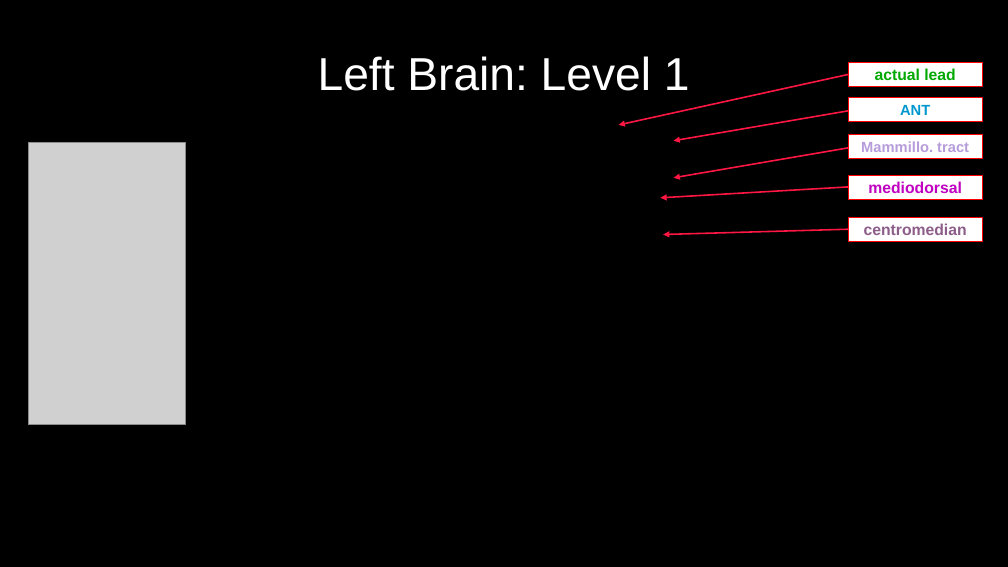
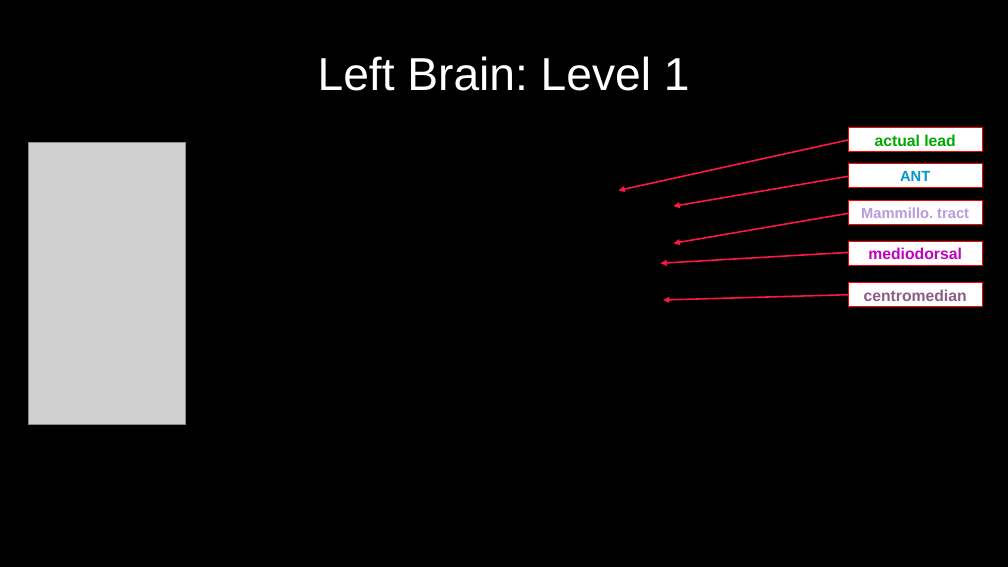
Before and after one commit to greydongilmore/clinical_dicom2bids_smk, a slide deck: slide 3 of resources/medtronic_sensight_reconstructions.odp. Drawn at 1008x567 pixels with LibreOffice and Linux fonts; fonts in the diff are those of the drawing; grey boxes stand for pictures. Boxes give left, top, right and bottom in pixels: in the first picture for what was removed or moved away, otherwise in the second. Text is boxed around its words. In the diff, an @@ line names an element or a change of style, - is before the commit and + after.

```diff
--- a/resources/medtronic_sensight_reconstructions.odp
+++ b/resources/medtronic_sensight_reconstructions.odp
@@ arrow removed from (848, 74) to (619, 125) @@
@@ arrow moved from (848, 148) - (674, 178) to (848, 140) - (619, 191) @@
@@ arrow moved from (848, 187) - (661, 198) to (848, 176) - (674, 206) @@
@@ 5 freeform shapes: place and size @@
-5 freeform shapes at box(848, 63, 982, 241)
+5 freeform shapes at box(848, 128, 982, 307)
@@ arrow moved from (848, 229) - (663, 234) to (848, 213) - (674, 243) @@
@@ arrow moved from (848, 111) - (674, 141) to (848, 253) - (661, 263) @@
@@ arrow added from (848, 295) to (663, 300), #FF1744 1.5 pt @@
```
Also in this commit, not shown: 3 other slides changed, 12 other files.
